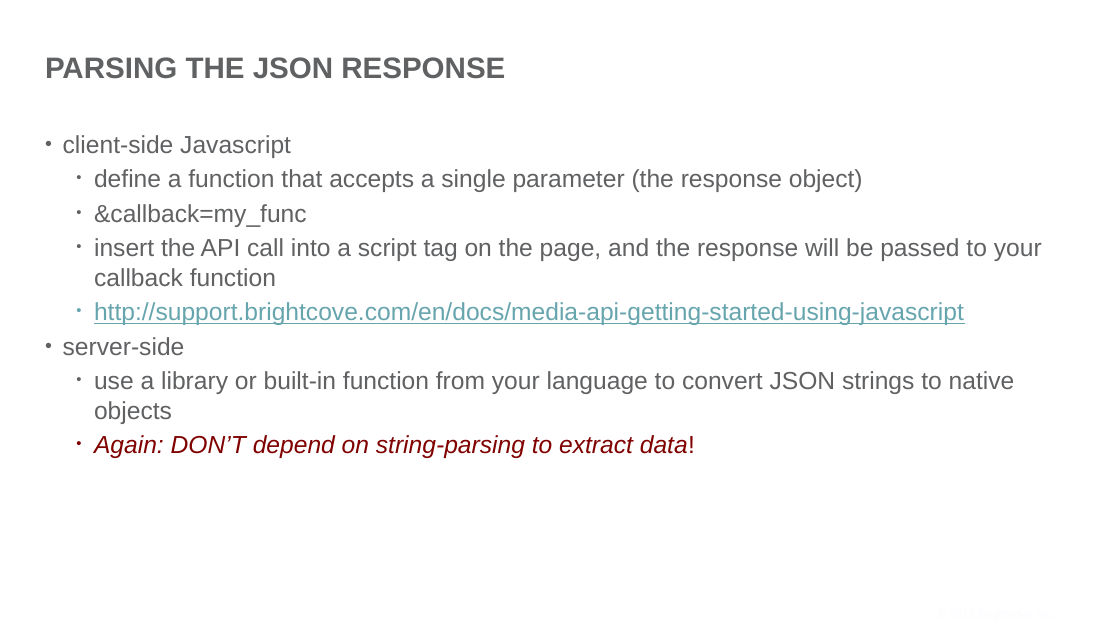
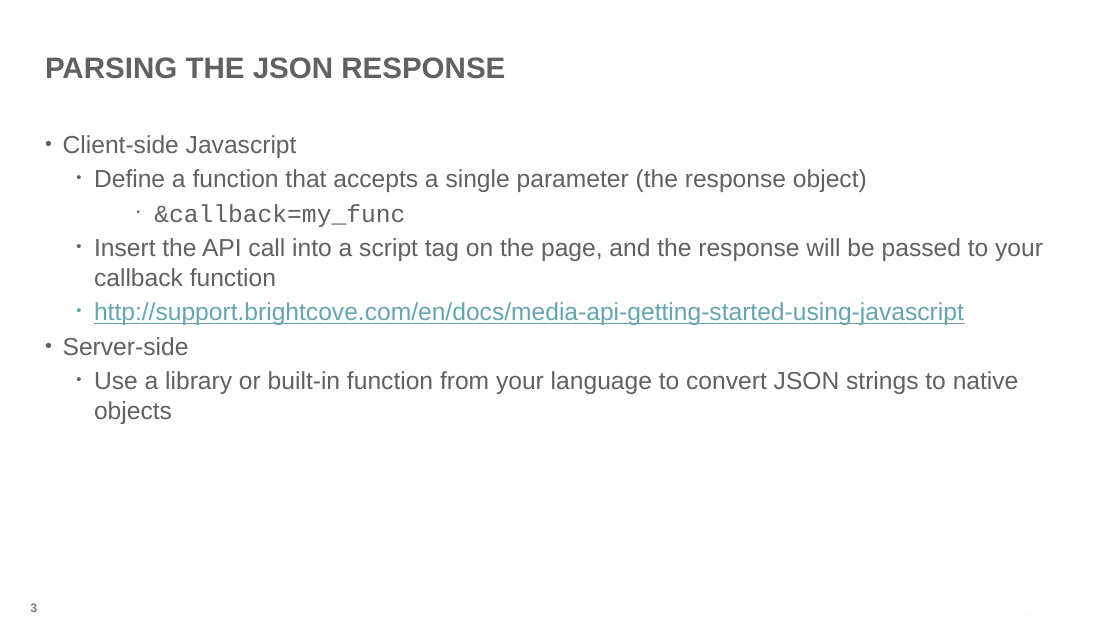
Before and after one commit to BrightcoveLearning/VideoCloudMediaAPI, a slide deck: slide 3 of VideoSessionsMaterials/parse-json.pptx. Drawn at 1120x630 pixels with LibreOffice and Linux fonts; fonts in the diff are those of the drawing; background and template pictures are left out. Boxes give left, top, right and bottom in pixels: in the first picture for what was removed or moved away, otherwise in the second. Text is boxed around its words. In the diff, an @@ line names an element or a change of style, - is before the commit and + after.

```diff
--- a/VideoSessionsMaterials/parse-json.pptx
+++ b/VideoSessionsMaterials/parse-json.pptx
@@ text at bbox=[63, 135, 867, 192]: text changed @@
-• client-side Javascript
-  • define a function that accepts a single parameter (the response object)
+• Client-side Javascript
+  • Define a function that accepts a single parameter (the response object)
@@ text at bbox=[154, 204, 405, 227]: font Arial to Courier New in "&callback=my_func"; list level 2 to 3 in "&callback=my_func" @@
@@ text at bbox=[94, 238, 1043, 286]: text changed @@
-  • insert the API call into a script tag on the page, and the response will be passed to your callback function
+  • Insert the API call into a script tag on the page, and the response will be passed to your callback function
@@ text at bbox=[63, 337, 1019, 424]: text changed @@
-• server-side
-  • use a library or built-in function from your language to convert JSON strings to native objects
-  • Again: DON’T depend on string-parsing to extract data!
+• Server-side
+  • Use a library or built-in function from your language to convert JSON strings to native objects
@@ page number added at bbox=[30, 603, 37, 612], 15 pt, text #7B7B7B, bold @@
+3
```
Also in this commit, not shown: 1 other slide changed, 4 slides removed, 2 other files.
